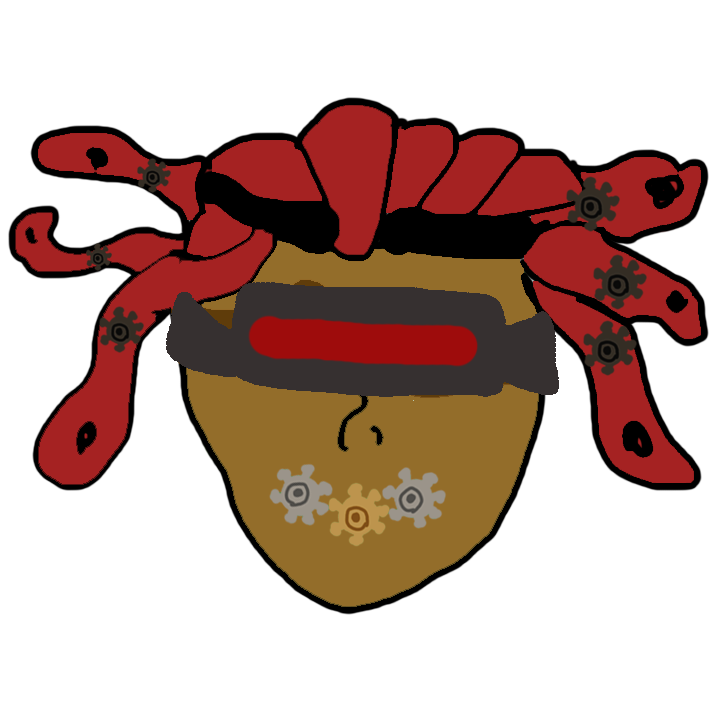
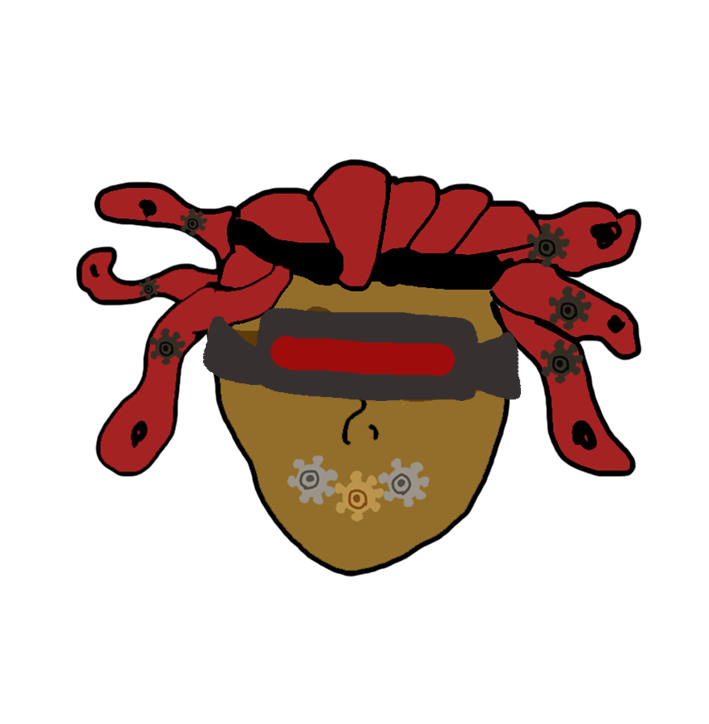
Before/after of a 709 × 724 layered artwork. What changed in the layer stack:
painted on "Layer 4" over [166, 282, 559, 401]
painted on "Layer 5 copy 2" over [86, 158, 647, 384]
painted on "Layer 3" over [8, 97, 709, 615]
